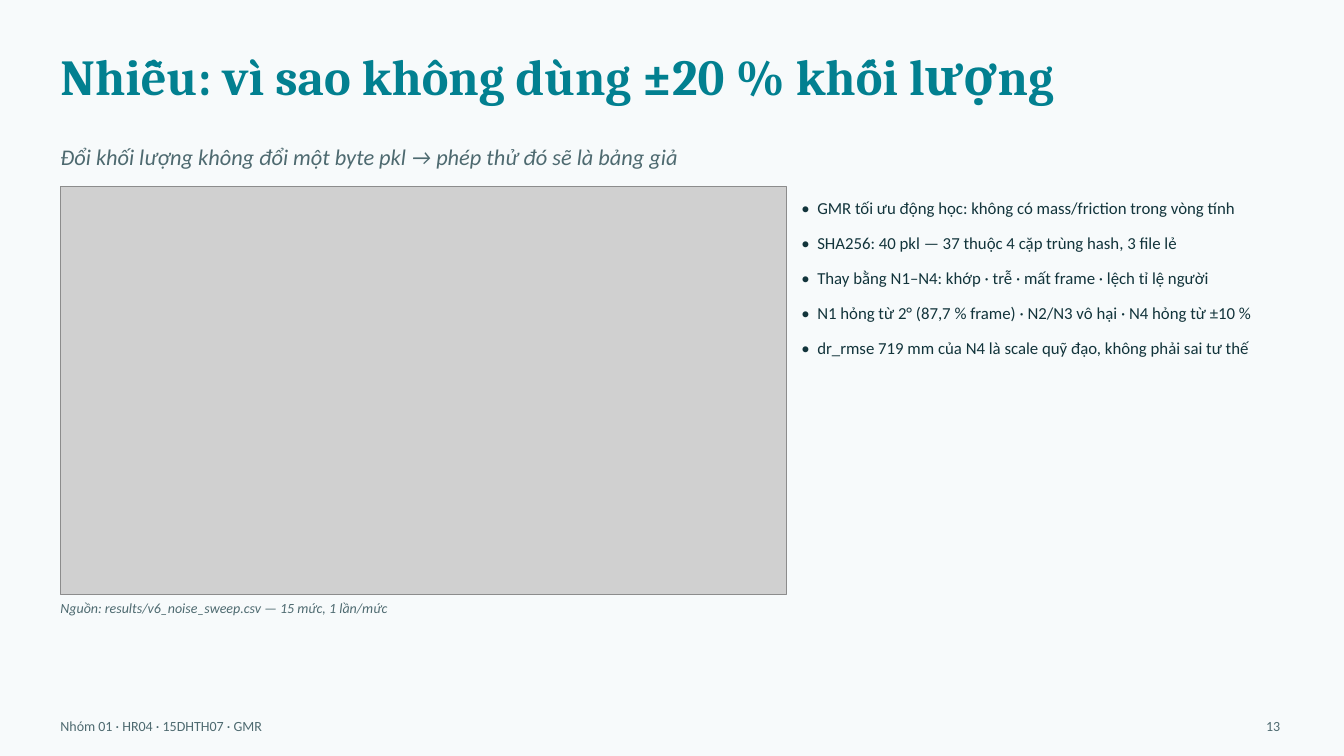
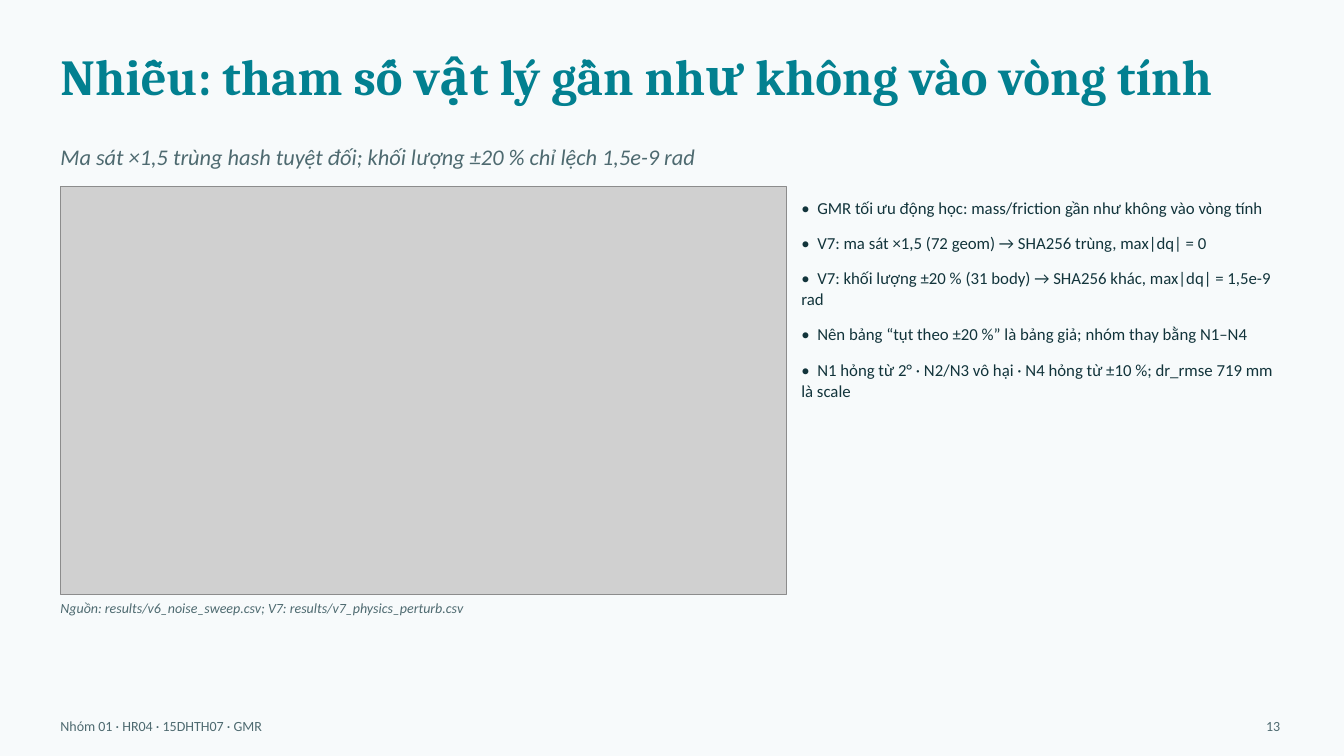
Before and after one commit to mtzwyu/GMR-Humanoid-Retargeting-Benchmark, a slide deck: slide 13 of report/slides.pptx. Drawn at 1344x756 pixels with LibreOffice and Linux fonts; fonts in the diff are those of the drawing; grey boxes stand for pictures. Boxes give left, top, right and bottom in pixels: in the first picture for what was removed or moved away, otherwise in the second. Text is boxed around its words. In the diff, an @@ line names an element or a change of style, - is before the commit and + after.

```diff
--- a/report/slides.pptx
+++ b/report/slides.pptx
@@ text at box(60, 59, 1212, 106): text changed @@
-Nhiễu: vì sao không dùng ±20 % khối lượng
+Nhiễu: tham số vật lý gần như không vào vòng tính
@@ text at box(60, 148, 695, 169): text changed @@
-Đổi khối lượng không đổi một byte pkl → phép thử đó sẽ là bảng giả
+Ma sát ×1,5 trùng hash tuyệt đối; khối lượng ±20 % chỉ lệch 1,5e-9 rad
@@ text at box(801, 201, 1273, 397): text changed @@
-• GMR tối ưu động học: không có mass/friction trong vòng tính
-• SHA256: 40 pkl — 37 thuộc 4 cặp trùng hash, 3 file lẻ
-• Thay bằng N1–N4: khớp · trễ · mất frame · lệch tỉ lệ người
-• N1 hỏng từ 2° (87,7 % frame) · N2/N3 vô hại · N4 hỏng từ ±10 %
-• dr_rmse 719 mm của N4 là scale quỹ đạo, không phải sai tư thế
+• GMR tối ưu động học: mass/friction gần như không vào vòng tính
+• V7: ma sát ×1,5 (72 geom) → SHA256 trùng, max|dq| = 0
+• V7: khối lượng ±20 % (31 body) → SHA256 khác, max|dq| = 1,5e-9 rad
+• Nên bảng “tụt theo ±20 %” là bảng giả; nhóm thay bằng N1–N4
+• N1 hỏng từ 2° · N2/N3 vô hại · N4 hỏng từ ±10 %; dr_rmse 719 mm là scale
@@ text at box(60, 602, 463, 616): text changed @@
-Nguồn: results/v6_noise_sweep.csv — 15 mức, 1 lần/mức
+Nguồn: results/v6_noise_sweep.csv; V7: results/v7_physics_perturb.csv
```
Also in this commit, not shown: 1 other slide changed, 5 other files.
